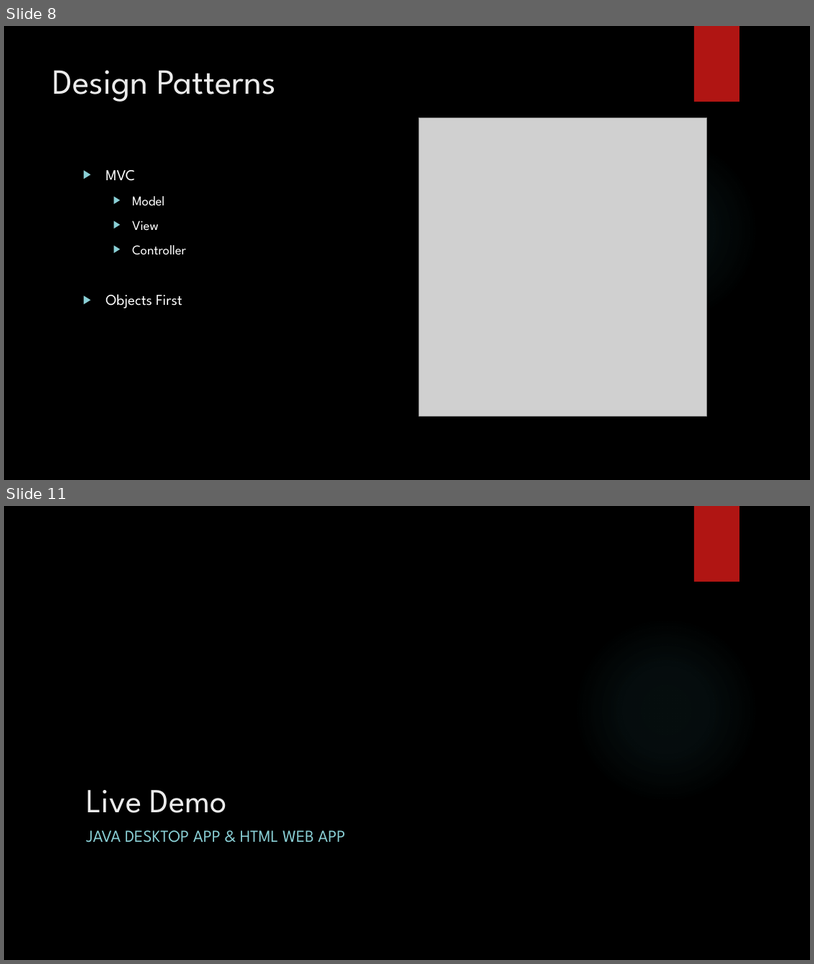
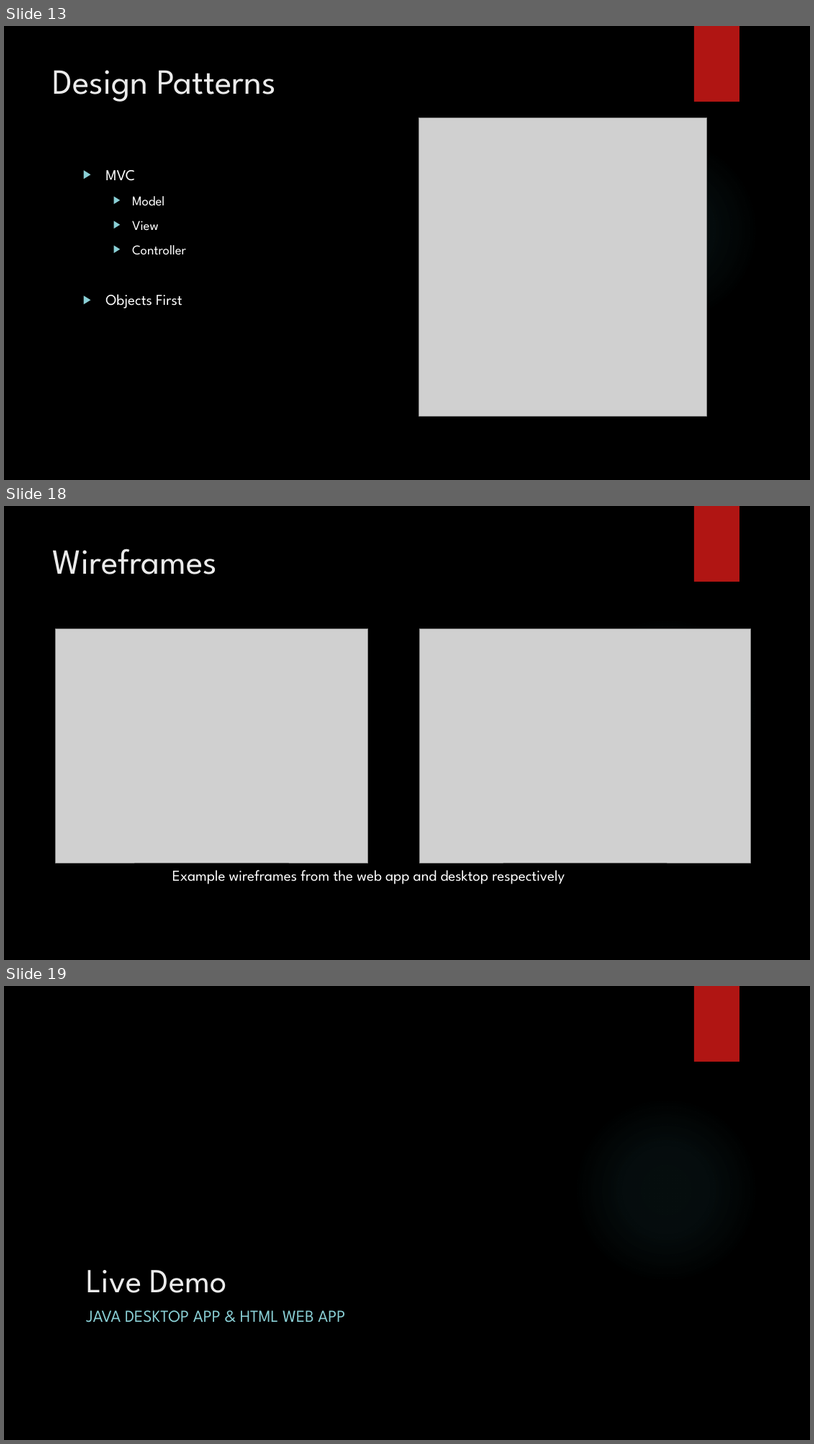
Before and after one commit to DaveWoodie/SpringWater, a slide deck: Project Springwater.pptx. Shown one above the other, each under a label of ours: slides 8 and 11 before the commit, slides 13, 18 and 19 after it; the slides between them are not shown. The pictures are 814x964 and 814x1444 pixels, drawn with LibreOffice and Linux fonts; fonts in the diff are those of the drawing; grey boxes stand for pictures; background and template pictures are left out. Boxes give left, top, right and bottom in pixels: in the first picture for what was removed or moved away, otherwise in the second. Text is boxed around its words. In the diff, an @@ line names an element or a change of style, - is before the commit and + after.

```diff
--- a/Project Springwater.pptx
+++ b/Project Springwater.pptx
@@ slide 18 added at box(4, 506, 810, 960), background picture (left out); not listed: 2 template elements that a slide beside it also shows @@
@@ title added at box(53, 548, 217, 574), 42 pt, text #EBEBEB @@
+Wireframes
@@ picture added at box(55, 629, 368, 863) @@
@@ picture added at box(419, 629, 751, 863) @@
@@ text added at box(172, 870, 565, 884), 18 pt, text #FFFFFF @@
+Example wireframes from the web app and desktop respectively
@@ what was slide 8 is now slide 13 @@
@@ what was slide 11 is now slide 19 @@
```
Also in this commit, not shown: 3 slides changed, 7 other slides added, 1 other file.
